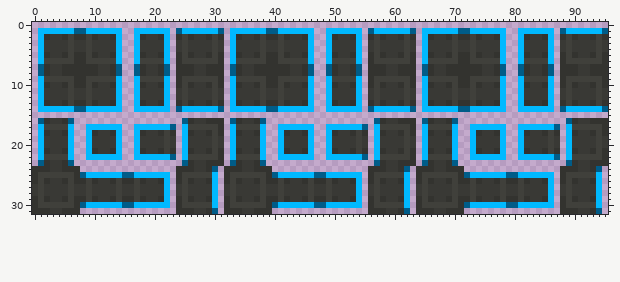
Two versions of one sprite sheet, rustaria-client/src/render/sprite/missing.png. The picture above was drawn from the file before the commit.
The file is 96x32 pixels. Colours within 5 levels of each other are drawn and written as one.
The result:
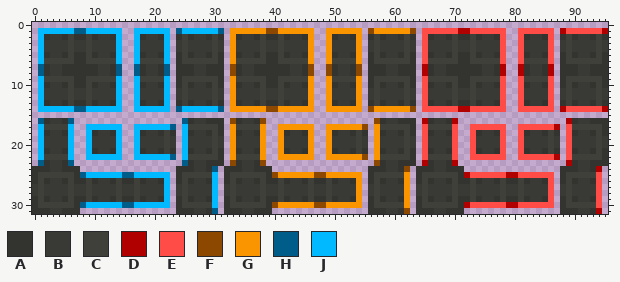
Palette (. is transparent): A #33332f  B #393935  C #40403b  D #b10000  E #ff4c47  F #8d4800  G #fa9500  H #005c88  J #00b9ff
Changes in this commit:
Colour H gives way to colour D in row 1 at x 71 to 72, 88 and 95; in rows 7 to 8 at x 65, 78, 81 and 86; in row 14 at x 71 to 72, 88 and 95; in row 16 at x 65, 70 and 89; in row 17 at x 87; in row 22 at x 87.
Colour H gives way to colour D in row 23 at x 65, 70 and 89; in row 24 at x 94; in row 25 at x 72 and 79 to 80; in row 30 at x 72 and 79 to 80; in row 31 at x 94.
Colour J gives way to colour E in row 1 at x 65 to 70, 73 to 78, 81 to 86 and 89 to 94; in rows 2 to 6 at x 65, 78, 81 and 86; in rows 9 to 13 at x 65, 78, 81 and 86; in row 14 at x 65 to 70, 73 to 78, 81 to 86 and 89 to 94; in row 17 at x 65, 70, 73 to 78, 81 to 86 and 89; in rows 18 to 21 at x 65, 70, 73, 78, 81 and 89.
Colour J gives way to colour E in row 22 at x 65, 70, 73 to 78, 81 to 86 and 89; in row 25 at x 73 to 78, 81 to 86 and 94; in rows 26 to 29 at x 86 and 94; in row 30 at x 73 to 78, 81 to 86 and 94.
Colour H gives way to colour F in row 1 at x 39 to 40, 56 and 63; in rows 7 to 8 at x 33, 46, 49 and 54; in row 14 at x 39 to 40, 56 and 63; in row 16 at x 33, 38 and 57; in row 17 at x 55; in row 22 at x 55.
Colour H gives way to colour F in row 23 at x 33, 38 and 57; in row 24 at x 62; in row 25 at x 40 and 47 to 48; in row 30 at x 40 and 47 to 48; in row 31 at x 62.
Colour J gives way to colour G in row 1 at x 33 to 38, 41 to 46, 49 to 54 and 57 to 62; in rows 2 to 6 at x 33, 46, 49 and 54; in rows 9 to 13 at x 33, 46, 49 and 54; in row 14 at x 33 to 38, 41 to 46, 49 to 54 and 57 to 62; in row 17 at x 33, 38, 41 to 46, 49 to 54 and 57; in rows 18 to 21 at x 33, 38, 41, 46, 49 and 57.
Colour J gives way to colour G in row 22 at x 33, 38, 41 to 46, 49 to 54 and 57; in row 25 at x 41 to 46, 49 to 54 and 62; in rows 26 to 29 at x 54 and 62; in row 30 at x 41 to 46, 49 to 54 and 62.
